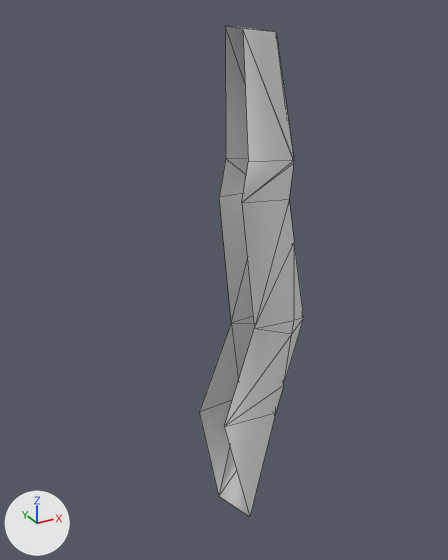
Renders of the glTF model Structures Plus/models/c90part_322ad1e56190fe75bdc283a4.glb from each side of a commit.
Before and after are seen from a camera (50 mm lens) standing at (-1.587, -1.939, 1.131) and looking at (-1.06, -0.98, 0.651). The axes (+X, +Y, +Z) are drawn at lower left. The lights are the same throughout. The picture after the commit comes second. Mesh edges are drawn as thin lines. Vertices at exactly the same position are counted once.
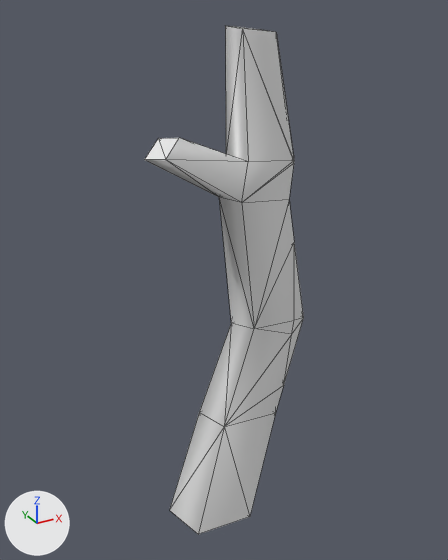
Changed parts and their boxes [x1, y1, x2, y2] in the pictures (448 x 560 px):
'Cube', reshaped (51% wider)
    before: [199, 26, 304, 517]
    after: [145, 26, 304, 534]
part 1 of me_mesh_0, added
    after: [145, 26, 254, 534]

The edits, one by one:
me_mesh_0 is used by ob_cube; location (0.0, 0.0, 0.0).
me_mesh_0 had 38 vertices, 62 faces and spanned x -1.107..-0.924, y -1.069..-0.938, z 0.077..1.104.
me_mesh_0 now has 44 vertices, 84 faces and spans x -1.221..-0.924, y -1.069..-0.938, z 0.077..1.104.
Part 1, on me_mesh_0:
6 vertices are added at (-1.181, -0.95, 0.107), (-1.156, -1.042, 0.106), (-1.19, -0.996, 0.936), (-1.201, -1.048, 0.912), (-1.221, -1.007, 0.906), (-1.171, -1.035, 0.942).
18 new faces join them, mat_whitetrunk (white #e7e7e7).
4 new faces join them, mat_wood (white #e7e7e7).
